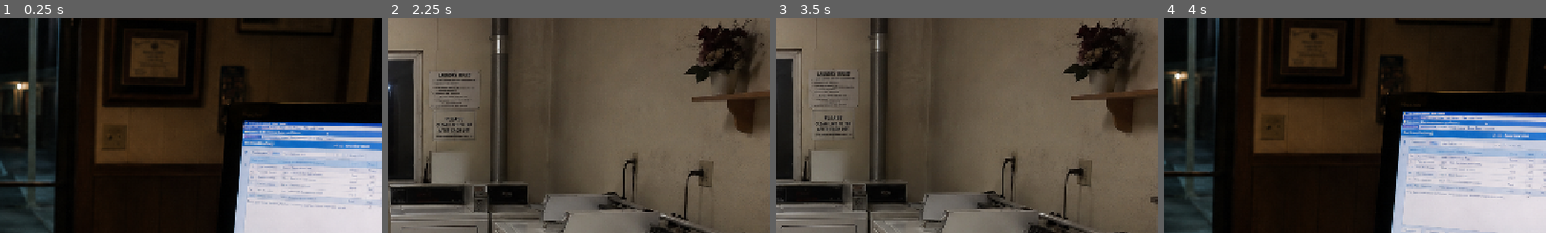
Above: before the commit, frames 1-4 (left to right).
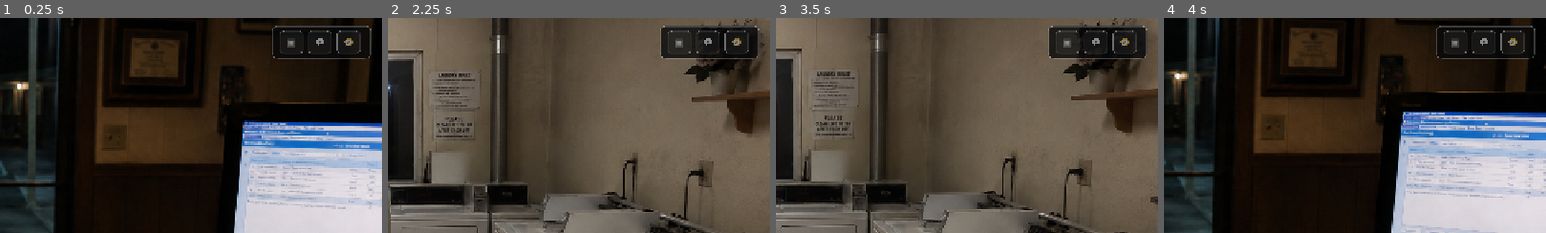
Above: after the commit, the same moments.

Repository: big-gorae/hotel-web-01
Game: Godot game, scene res://scenes/main.tscn
Two runs of this game, one before a commit and one after it. Both use one fixed random seed, a clock stepped at 60 frames per second and the inputs below.
Inputs (mouse positions are % of the whole screen's width and height, from its top left):
- Up to frame 1 (0.25 s): no input
- Up to frame 2 (2.25 s): click (1, 51) at 0.52 s; click (51, 94) at 1.27 s; click (0, 49) at 2.02 s
- Up to frame 3 (3.5 s): click (83, 64) at 2.77 s
- Up to frame 4 (4 s): click (50, 94) at 3.52 s
The pictures show only the part of the screen within x 50-100%, y 1-51%; the shares and areas given below are measured in that part.

The runs differ from the first frame. In frame 1, 1.0% of the frame differs, in the area x 71-98%, y 3-20%; in frame 2, 2.5%; in frame 3, 2.3%; in frame 4, 1.0%.

Commit message:
fix: show editor debug controls

Diff:
--- a/scripts/main.gd
+++ b/scripts/main.gd
@@ -231,7 +231,7 @@
 		"room_107_bathroom_entry": {
 			"title": "Room 107 - Bathroom Entry",
 			"photo": "res://resource/room_107_bathroom_entry.png",
-			"intro": "Room 107's second angle shows the bathroom entry and the corridor door.",
+			"intro": "Room 107's second angle shows the bathroom entry and the closet door.",
 			"exits": [
 				{"label": "Room 107", "target": "room_107_bed_nightstand"},
 				{"label": "Room 107 Bathroom", "target": "room_107_bathroom"},
@@ -251,10 +251,10 @@
 					"target": "room_107_bathroom",
 				},
 				{
-					"id": "room_107_corridor_door",
-					"label": "Door",
+					"id": "room_107_closet_door",
+					"label": "Closet",
 					"rect": Rect2(0.755, 0.140, 0.165, 0.620),
-					"target": "corridor",
+					"text": "The door beside the bathroom is a closet, not the exit.",
 				},
 				{
 					"id": "room_107_bed_side",
@@ -314,7 +314,7 @@
 		"room_108_bathroom_entry": {
 			"title": "Room 108 - Bathroom Entry",
 			"photo": "res://resource/room_108_bathroom_entry.png",
-			"intro": "From this angle, the bathroom entry and the corridor door are both visible.",
+			"intro": "From this angle, the bathroom entry and the closet door are both visible.",
 			"exits": [
 				{"label": "Room 108", "target": "room_108_bed_window"},
 				{"label": "Room 108 Bathroom", "target": "room_108_bathroom"},
@@ -328,10 +328,10 @@
 					"target": "room_108_bed_window",
 				},
 				{
-					"id": "room_108_door",
-					"label": "Door",
+					"id": "room_108_closet_door",
+					"label": "Closet",
 					"rect": Rect2(0.755, 0.140, 0.165, 0.620),
-					"target": "corridor",
+					"text": "The door beside the bathroom is a closet, not the exit.",
 				},
 				{
 					"id": "room_108_bathroom",
@@ -684,7 +684,7 @@
 
 func _is_debug_ui_enabled() -> bool:
 	var value := OS.get_environment(DEBUG_UI_ENV).strip_edges().to_lower()
-	return DEBUG_UI_ENABLED_VALUES.has(value)
+	return DEBUG_UI_ENABLED_VALUES.has(value) or OS.has_feature("editor")
 
 
 func _input(event: InputEvent) -> void:
Not shown, changed: README.md
